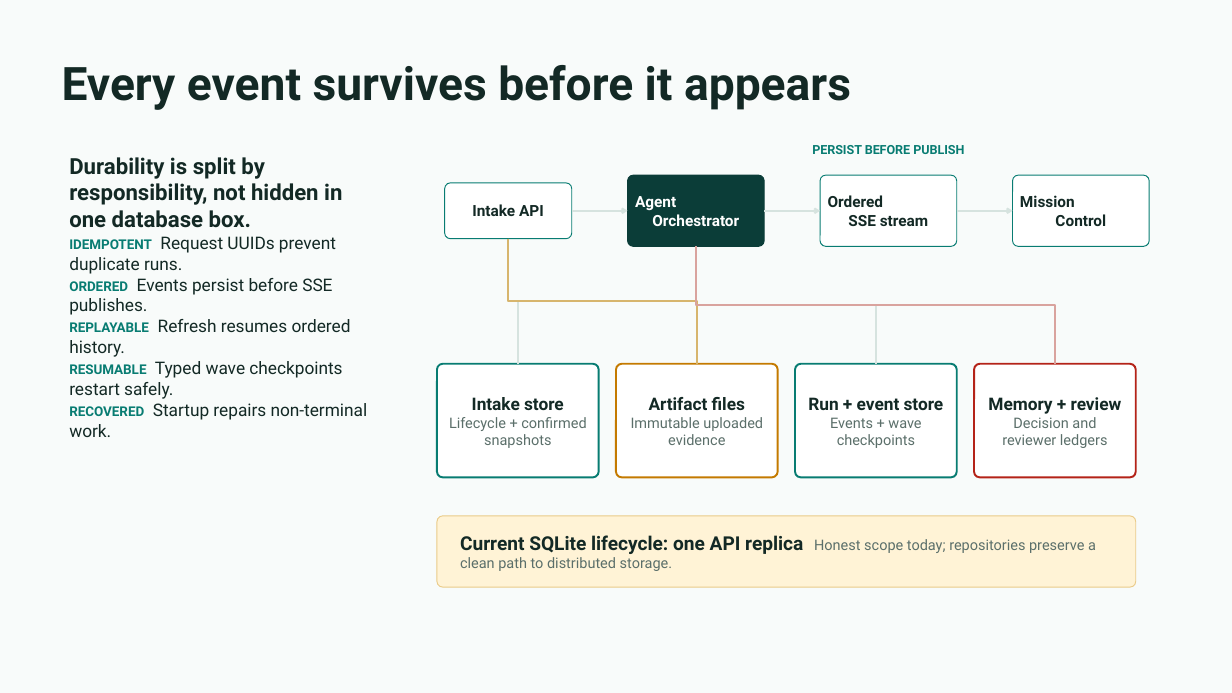
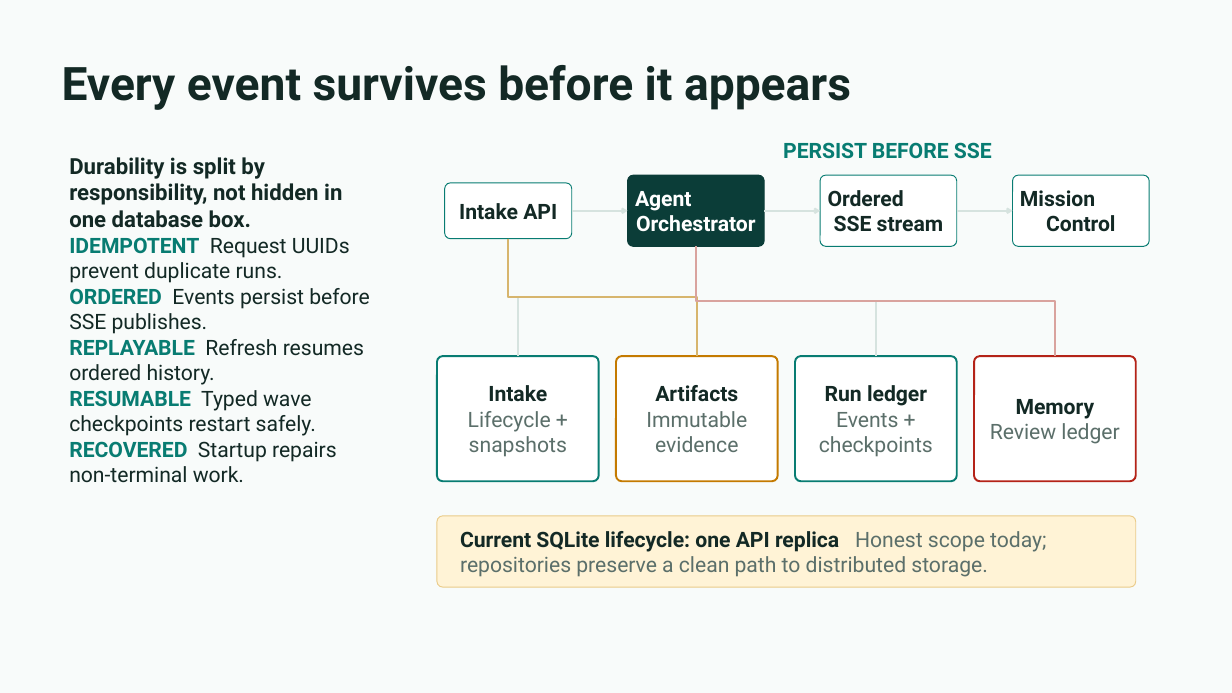
Before and after one commit to ankitranjan-dsai/batchhelm-ai, a slide deck: slide 7 of docs/presentation/batchhelm-ai-hackathon-deck.pptx. Drawn at 1232x693 pixels with LibreOffice and Linux fonts; fonts in the diff are those of the drawing. Boxes give left, top, right and bottom in pixels: in the first picture for what was removed or moved away, otherwise in the second. Text is boxed around its words. In the diff, an @@ line names an element or a change of style, - is before the commit and + after.

```diff
--- a/docs/presentation/batchhelm-ai-hackathon-deck.pptx
+++ b/docs/presentation/batchhelm-ai-hackathon-deck.pptx
@@ text at (783, 142, 992, 159): text changed; size 9.8 to 16.5 pt @@
-PERSIST BEFORE PUBLISH
+PERSIST BEFORE SSE
@@ size 12 to 16.5 pt in 4 elements at (445, 183, 572, 238), (628, 176, 764, 247), (821, 176, 958, 247), (1013, 176, 1150, 247) @@
@@ text at (69, 237, 370, 483): size 10.5 to 16.5 pt in "IDEMPOTENT", "ORDERED", "REPLAYABLE", "RESUMABLE" and 1 more places; size 13.5 to 16.5 pt in "Request UUIDs prevent duplicate runs.", "Events persist before SSE publishes.", "Refresh resumes ordered history.", "Typed wave checkpoints restart safely." and 1 more places @@
@@ elbow line moved from (508, 238) - (697, 364) to (508, 238) - (697, 356) @@
@@ elbow line moved from (508, 238) - (518, 364) to (508, 238) - (518, 356) @@
@@ elbow line moved from (696, 247) - (1055, 364) to (696, 247) - (1055, 356) @@
@@ elbow line moved from (696, 247) - (876, 364) to (696, 247) - (876, 356) @@
@@ rounded rectangle "Intake": place and size @@
-rounded rectangle "Intake" at (437, 364, 599, 478)
+rounded rectangle "Intake" at (437, 356, 599, 481)
@@ rounded rectangle "Artifacts": place and size @@
-rounded rectangle "Artifacts" at (616, 364, 778, 478)
+rounded rectangle "Artifacts" at (616, 356, 778, 481)
@@ rounded rectangle "Run ledger": place and size @@
-rounded rectangle "Run ledger" at (795, 364, 957, 478)
+rounded rectangle "Run ledger" at (795, 356, 957, 481)
@@ proportions changed in 4 elements at (437, 356, 599, 481), (795, 356, 957, 481), (616, 356, 778, 481), (974, 356, 1136, 481) @@
@@ rounded rectangle "Memory": place and size @@
-rounded rectangle "Memory" at (974, 364, 1136, 478)
+rounded rectangle "Memory" at (974, 356, 1136, 481)
@@ text in rounded rectangle at (468, 385, 567, 457): text changed; size 11.2 to 16.5 pt @@
-Intake store
-Lifecycle + confirmed snapshots
+Intake
+Lifecycle + snapshots
@@ text in rounded rectangle at (646, 385, 747, 452): text changed; size 11.2 to 16.5 pt @@
-Artifact files
-Immutable uploaded evidence
+Artifacts
+Immutable evidence
@@ text in rounded rectangle at (819, 385, 933, 457): text changed; size 11.2 to 16.5 pt @@
-Run + event store
-Events + wave checkpoints
+Run ledger
+Events + checkpoints
@@ text in rounded rectangle at (990, 399, 1119, 444): text changed; size 11.2 to 16.5 pt @@
-Memory + review
-Decision and reviewer ledgers
+Memory
+Review ledger
@@ text "Current SQLite lifecycle: one API ..." at (460, 531, 1046, 577): size 14.9 to 16.5 pt in "Current SQLite lifecycle: one API replica"; size 11.4 to 16.5 pt in "Honest scope today; repositories preserve a clean ..." @@
```
Also in this commit, not shown: 6 other slides changed, 3 slides added, 3 slides removed, 1 other file.
